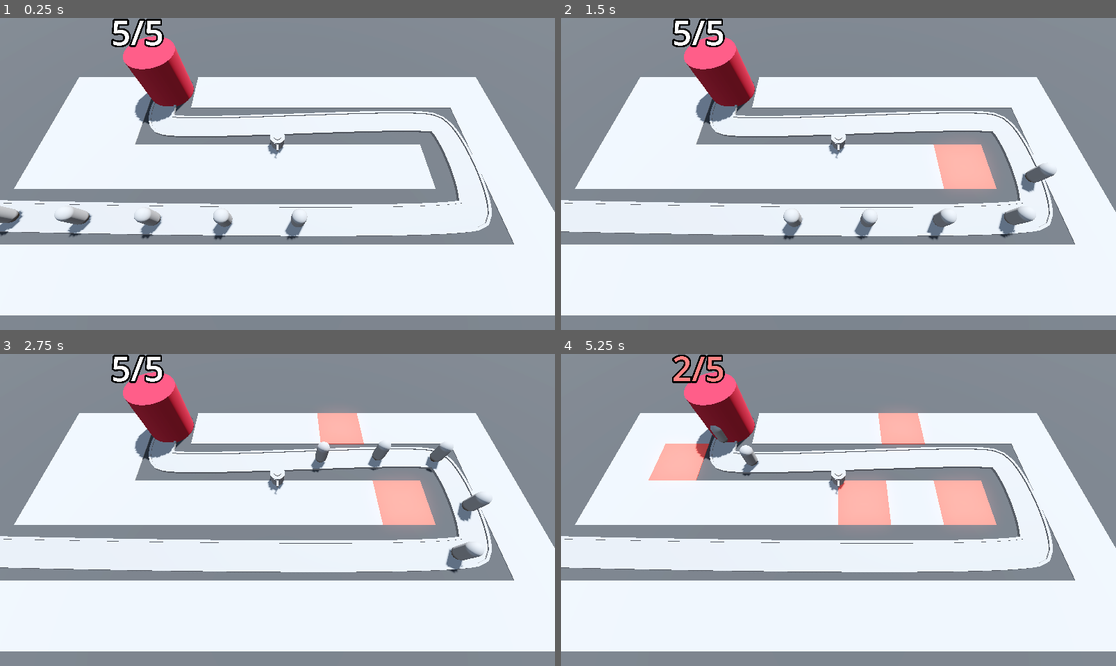
Above: before the commit, frames 1-4 (two rows, left to right).
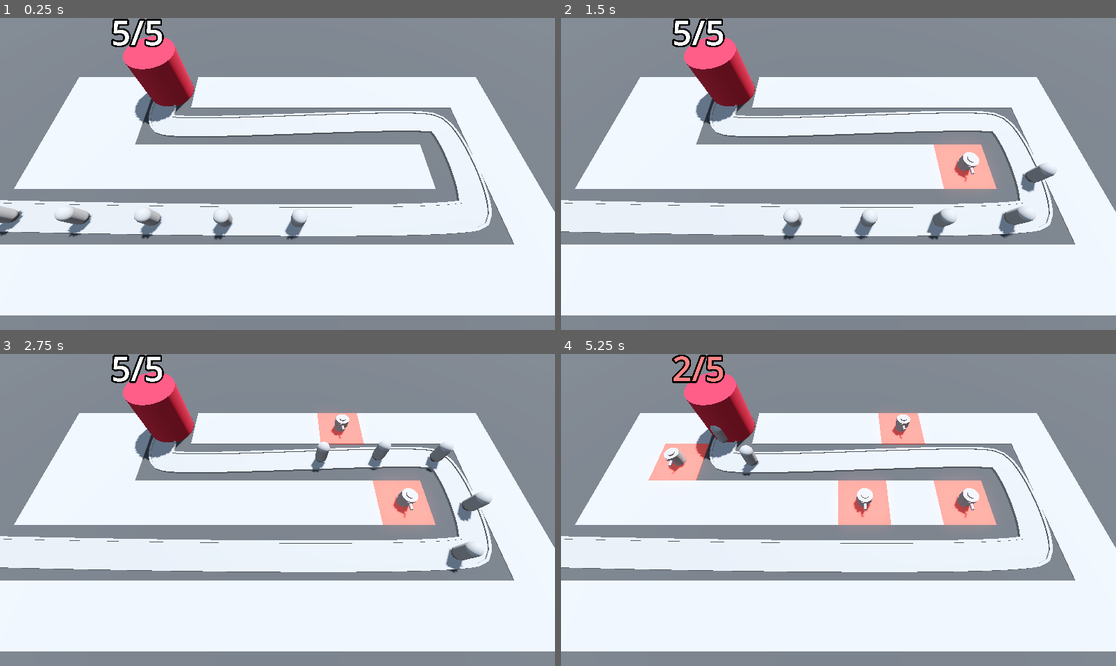
Above: after the commit, the same moments.

Repository: ozgencDev/Barbarian-Blaster
Game: Godot game, scene res://BaseLevel.tscn
The game is run twice, just before and just after one commit, with the same random seed, the same clock (stepped at 60 frames per second) and the same inputs.
Inputs (mouse positions are in pixels of both pictures, inside the frame that each line leads up to):
- Up to frame 1 (0.25 s): no input
- Up to frame 2 (1.5 s): move the mouse to (960, 158) at 0.52 s; press the mouse at (960, 158) at 0.53 s; move the mouse to (727, 189) at 1.27 s; release the mouse at (727, 189) at 1.28 s; click (727, 189) at 1.35 s
- Up to frame 3 (2.75 s): move the mouse to (333, 441) at 2.02 s; press the mouse at (333, 441) at 2.03 s
- Up to frame 4 (5.25 s): move the mouse to (810, 572) at 2.77 s; release the mouse at (810, 572) at 2.78 s; click (810, 572) at 2.85 s; move the mouse to (1005, 556) at 3.52 s; press the mouse at (1005, 556) at 3.53 s; move the mouse to (672, 463) at 4.27 s; release the mouse at (672, 463) at 4.28 s; click (672, 463) at 4.35 s; move the mouse to (866, 510) at 5.02 s; press the mouse at (866, 510) at 5.03 s

The runs differ from the first frame. In frame 1, 0.2% of the frame differs, in the area x 48-52%, y 37-45%; in frame 2, 0.4%; in frame 3, 0.6%; in frame 4, 1.0%, in the area x 18-76%, y 19-53%.

Commit message:
raypicker reaches to turret_manager for calling build_turret func , turret manager sets turert positions with grid map

Diff:
--- a/BaseLevel.tscn
+++ b/BaseLevel.tscn
@@ -44,8 +44,9 @@
 material_override = SubResource("StandardMaterial3D_in11u")
 size = Vector3(100, 2, 100)
 
-[node name="RayPickerCamera" parent="." node_paths=PackedStringArray("gridmap") instance=ExtResource("1_0q81t")]
+[node name="RayPickerCamera" parent="." node_paths=PackedStringArray("gridmap", "turret_manager") instance=ExtResource("1_0q81t")]
 gridmap = NodePath("../GridMap")
+turret_manager = NodePath("../TurretManager")
 
 [node name="Path3D" type="Path3D" parent="."]
 curve = SubResource("Curve3D_c8tfh")
--- a/RayPickerCamera/ray_picker_camera.gd
+++ b/RayPickerCamera/ray_picker_camera.gd
@@ -3,7 +3,7 @@
 @export var gridmap: GridMap
 
 @onready var ray_cast_3d: RayCast3D = $RayCast3D
-
+@export var turret_manager: Node3D
 
 # Called every frame. 'delta' is the elapsed time since the previous frame.
 func _process(delta: float) -> void:
@@ -20,5 +20,7 @@
 				var cell = gridmap.local_to_map(collision_point)
 				if gridmap.get_cell_item(cell) == 0: #for bug purposes
 					gridmap.set_cell_item(cell, 1)
+					var g_pos = gridmap.map_to_local(cell)
+					turret_manager.build_turret(g_pos)
 	else:
 		Input.set_default_cursor_shape(Input.CURSOR_ARROW)
--- a/TurretManager.gd
+++ b/TurretManager.gd
@@ -2,6 +2,7 @@
 
 @export var turret: PackedScene
 
-func _ready() -> void:
+func build_turret(turret_position: Vector3) -> void:
 	var new_turret = turret.instantiate()
 	add_child(new_turret)
+	new_turret.global_position = turret_position
Not shown: 4 places in MeshLibrary/SpaceLibrary.tres that only renumber resources
